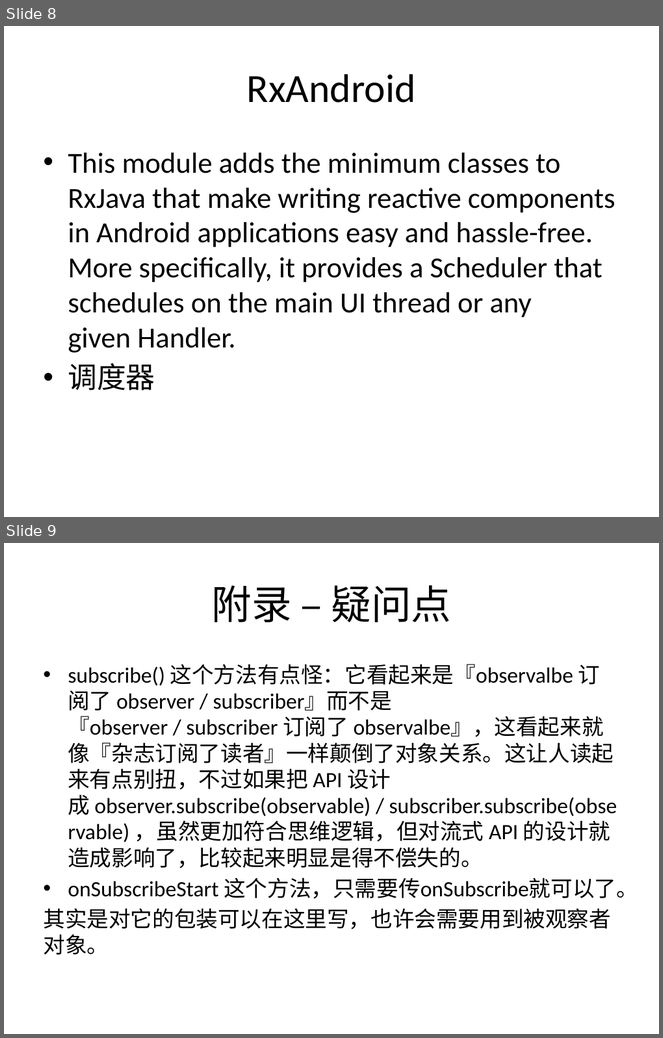
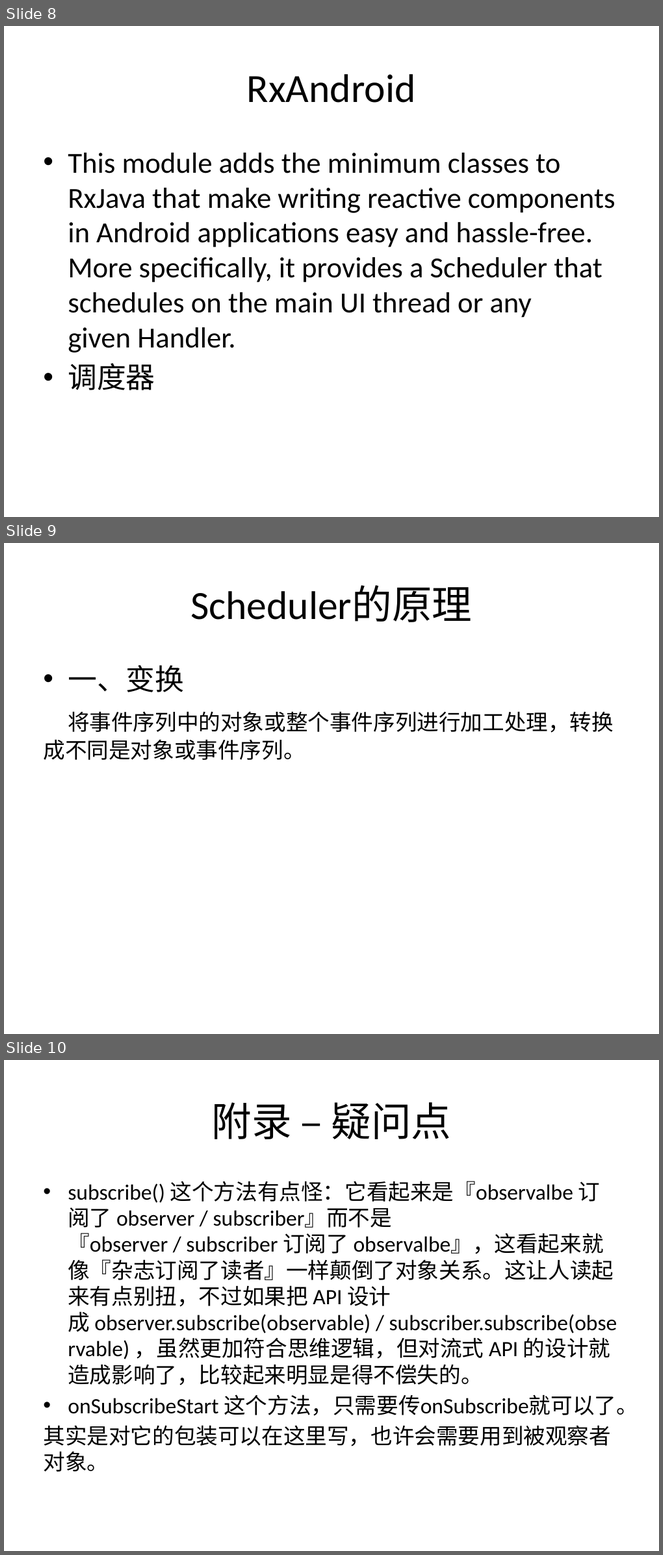
Before and after one commit to YongHuiLuo/TinyEasyView, a slide deck: RxJava 简介.pptx. Shown one above the other, each under a label of ours: slides 8 and 9 before the commit, slides 8, 9 and 10 after it. The pictures are 663x1038 and 663x1555 pixels, drawn with LibreOffice and Linux fonts; fonts in the diff are those of the drawing. Boxes give left, top, right and bottom in pixels: in the first picture for what was removed or moved away, otherwise in the second. Text is boxed around its words. In the diff, an @@ line names an element or a change of style, - is before the commit and + after.

```diff
--- a/RxJava 简介.pptx
+++ b/RxJava 简介.pptx
@@ slide 9 added at [4,543,659,1034], background #FFFFFF @@
@@ title added at [191,586,472,622], 44 pt, text #000000 @@
+Scheduler的原理
@@ text added at [43,665,614,760], 24 pt, text #000000 @@
+• 一、变换
+将事件序列中的对象或整个事件序列进行加工处理，转换成不同是对象或事件序列。
@@ what was slide 9 is now slide 10 @@
```
Also in this commit, not shown: 4 other files.
